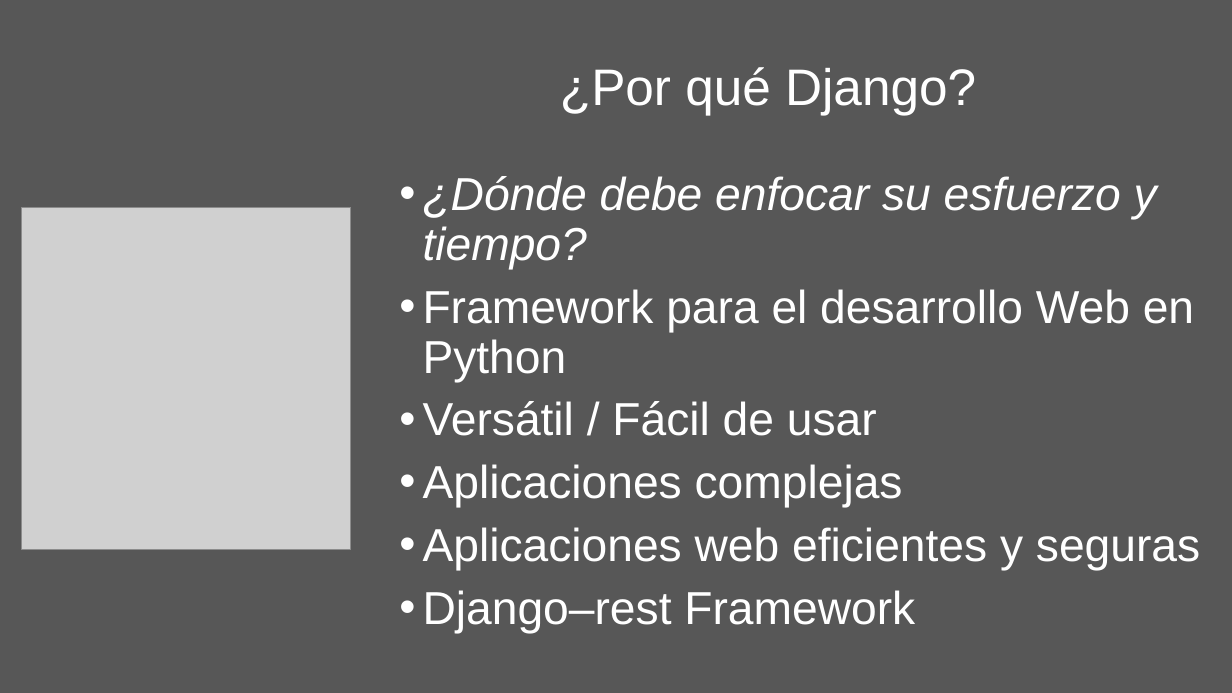
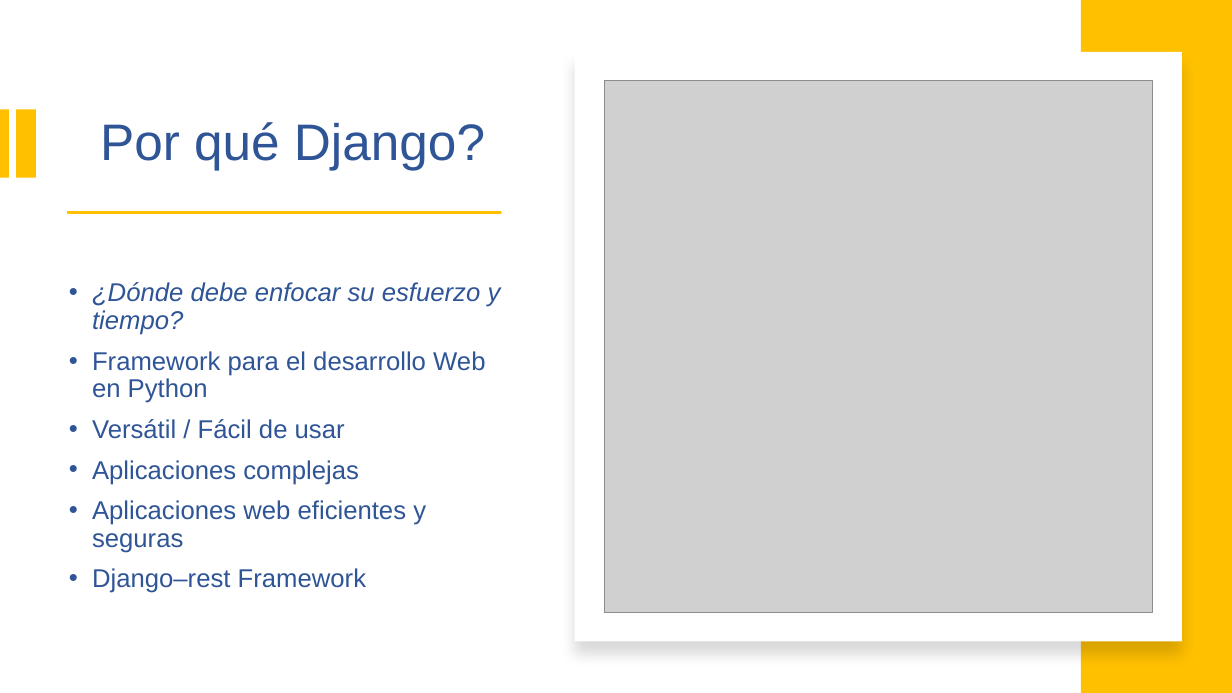
Before and after one commit to franvazgom/python, a slide deck: slide 8 of docs/Modulo-I/Presentaciones/01_Presentation.pptx. Drawn at 1232x693 pixels with LibreOffice and Linux fonts; fonts in the diff are those of the drawing; grey boxes stand for pictures. Boxes give left, top, right and bottom in pixels: in the first picture for what was removed or moved away, otherwise in the second. Text is boxed around its words. In the diff, an @@ line names an element or a change of style, - is before the commit and + after.

```diff
--- a/docs/Modulo-I/Presentaciones/01_Presentation.pptx
+++ b/docs/Modulo-I/Presentaciones/01_Presentation.pptx
@@ background #000000 at 66% opacity to #FFFFFF @@
@@ rectangle added at (1081, 0, 1232, 693), fill #FFC000 @@
@@ rectangle added at (575, 52, 1182, 641), fill #FFFFFF @@
@@ title "¿Por qué Django?": place and size @@
-title "¿Por qué Django?" at (560, 67, 976, 115)
+title "¿Por qué Django?" at (69, 122, 485, 170)
@@ title "¿Por qué Django?" at (69, 122, 485, 170): text colour #FFFFFF to #2F5597; vertical alignment bottom to middle @@
@@ picture: place and size @@
-picture at (21, 207, 350, 549)
+picture at (604, 80, 1153, 612)
@@ rectangle added at (0, 109, 9, 177), fill #FFC000 @@
@@ rectangle added at (16, 109, 35, 177), fill #FFC000 @@
@@ text "¿Dónde debe enfocar su esfuerzo ...": place and size @@
-text "¿Dónde debe enfocar su esfuerzo ..." at (423, 176, 1200, 633)
+text "¿Dónde debe enfocar su esfuerzo ..." at (92, 282, 501, 593)
@@ text "¿Dónde debe enfocar su esfuerzo ..." at (92, 282, 501, 593): size 36 to 20 pt, text colour #FFFFFF to #2F5597; vertical alignment top to middle @@
@@ rectangle added at (67, 212, 502, 214), fill #FFC000 @@
```
Also in this commit, not shown: 1 other slide changed.
